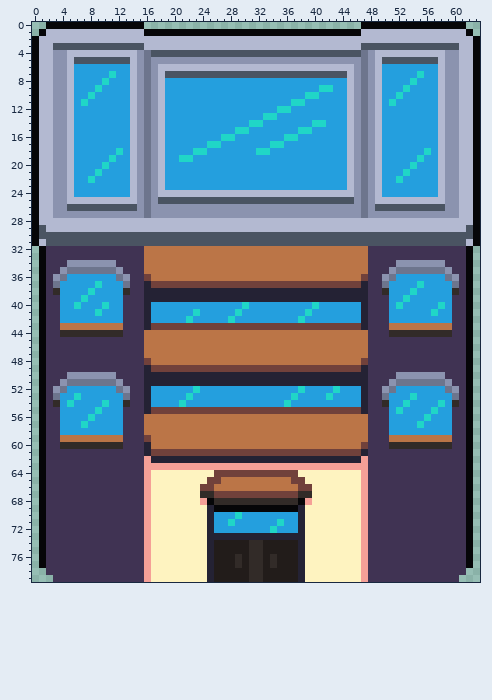
File history of a sprite sheet, Jogo_jam/Cidade/predio_5.png. The first picture shows the starting point.
The file is 64x80 pixels.
The result:
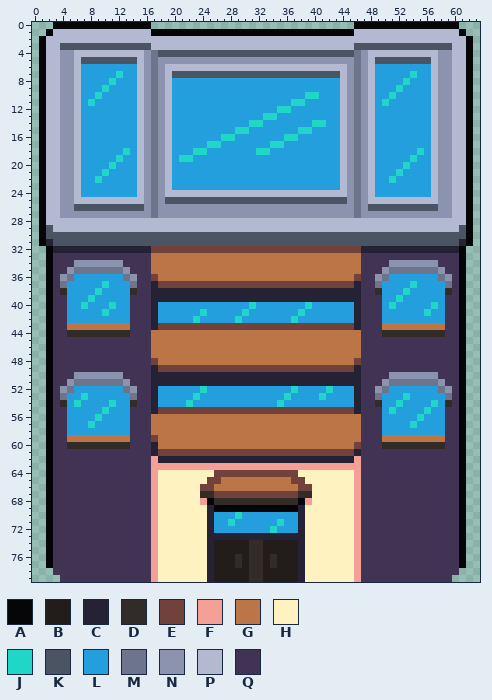
Palette (. is transparent): A #060608  B #221c1a  C #242234  D #322b28  E #71413b  F #f5a097  G #bb7547  H #fef3c0  J #20d6c7  K #4a5462  L #249fde  M #6d758d  N #8b93af  P #b3b9d1  Q #403353
What changed:
Changed rows in their new state; - is an unchanged pixel.
first column x 0:
 0 --.-------------A-----------------------------A--------------.--
 1 -.A-------------P-----------------------------P--------------A.-
 2 .A------------------------------------------------------------A.
 3 .A-P------------K-----------------------------K-------------P-A.
 4 .A-P-N---------PNM----------------------------MNP---------N-P-A.
 5 .A-P-NP-------KPNM----------------------------MNPK-------PN-P-A.
 6 .A-P-NP-------LPNMN--------------------------NMNPL-------PN-P-A.
 7 .A-P-NP----LJ-LPNMNP------------------------PNMNPL----JL-PN-P-A.
 8 .A-P-NP---LJ--LPNMNP------------------------PNMNPL---JL--PN-P-A.
 9 .A-P-NP--LJ---LPNMNP---------------------LL-PNMNPL--JL---PN-P-A.
10 .A-P-NP-LJ----LPNMNP------------------------PNMNPL-JL----PN-P-A.
11 .A-P-NPLJ-----LPNMNP------------------------PNMNPLJL-----PN-P-A.
12 .A-P-NP-------LPNMNP------------------------PNMNPL-------PN-P-A.
13 .A-P-NP-------LPNMNP------------------------PNMNPL-------PN-P-A.
14 .A-P-NP-------LPNMNP------------------------PNMNPL-------PN-P-A.
15 .A-P-NP-------LPNMNP------------------------PNMNPL-------PN-P-A.
16 .A-P-NP-------LPNMNP------------------------PNMNPL-------PN-P-A.
17 .A-P-NP-------LPNMNP------------------------PNMNPL-------PN-P-A.
18 .A-P-NP-----LJLPNMNP------------------------PNMNPL-----JLPN-P-A.
19 .A-P-NP----LJ-LPNMNP------------------------PNMNPL----JL-PN-P-A.
20 .A-P-NP---LJ--LPNMNP------------------------PNMNPL---JL--PN-P-A.
21 .A-P-NP--LJ---LPNMNP------------------------PNMNPL--JL---PN-P-A.
22 .A-P-NP-LJ----LPNMNP------------------------PNMNPL-JL----PN-P-A.
23 .A-P-NP-------LPNMNP------------------------PNMNPL-------PN-P-A.
24 .A-P-NP-------LPNMN--------------------------NMNPL-------PN-P-A.
25 .A-P-N---------PNMN--------------------------NMNP---------N-P-A.
26 .A-P-N---------KNM----------------------------MNK---------N-P-A.
27 .A-P------------NM----------------------------MN------------P-A.
28 .A------------------------------------------------------------A.
29 .AK----------------------------------------------------------KA.
30 .A------------------------------------------------------------A.
31 .AC----------------------------------------------------------CA.
32 -.ACCCCCCCCCCCCCCEEEEEEEEEEEEEEEEEEEEEEEEEEEEEECCCCCCCCCCCCCCA.-
33 -.A-------------Q------------------------------Q-------------A.-
34 -.A--Q------N---Q------------------------------Q---N------Q--A.-
35 -.A-QN------MN--Q------------------------------Q--NM------NQ-A.-
36 -.AQNM------LMN-QE----------------------------EQ-NML------MNQA.-
37 -.AQM----LJ--LM-QC----------------------------CQ-ML---JL---MQA.-
38 -.AQD---LJ---LD-Q------------------------------Q-DL--JL----DQA.-
39 -.A-Q--LJ----L--Q------------------------------Q--L-JL-----Q-A.-
40 -.A-Q-LJ--LJ-L--QC------------LJ-------JL-----CQ--LJL----JLQ-A.-
41 -.A-Q----LJ--L--QC-----LJ----LJ-------JL------CQ--L-----JL-Q-A.-
42 -.A-Q--------L--QC----LJ----LJ-------JL-------CQ--L--------Q-A.-
43 -.A-Q--------G--QC----------------------------CQ--G--------Q-A.-
44 -.A-Q--------D--Q------------------------------Q--D--------Q-A.-
45 -.A-------------Q------------------------------Q-------------A.-
46 -.A-------------Q------------------------------Q-------------A.-
47 -.A-------------Q------------------------------Q-------------A.-
48 -.A-------------QE----------------------------EQ-------------A.-
49 -.A-------------QC----------------------------CQ-------------A.-
50 -.A--Q------N---Q------------------------------Q---N------Q--A.-
51 -.A-QN------MN--Q------------------------------Q--NM------NQ-A.-
52 -.AQNM------LMN-QC-----LJ------------JL---JL--CQ-NML------MNQA.-
53 -.AQM-LJ-----LM-QC----LJ------------JL---JL---CQ-ML--JL----MQA.-
54 -.AQDLJ---LJ-LD-QC---LJ------------JL---------CQ-DL-JL---JLDQA.-
55 -.A-Q----LJ--L--QC----------------------------CQ--LJL---JL-Q-A.-
56 -.A-Q---LJ---L--Q------------------------------Q--L----JL--Q-A.-
57 -.A-Q--LJ----L--Q------------------------------Q--L---JL---Q-A.-
58 -.A-Q--------L--Q------------------------------Q--L--------Q-A.-
59 -.A-Q--------G--QE-----------------------------Q--G--------Q-A.-
60 -.A-Q--------D--QC----------------------------EQ--D--------Q-A.-
61 -.A-------------QC----------------------------CQ-------------A.-
62 -.A-------------QF----------------------------FQ-------------A.-
63 -.A-------------Q------------------------------Q-------------A.-
64 -.A-------------QF----------------------------FQ-------------A.-
65 -.A-------------QF----------------------------FQ-------------A.-
66 -.A-------------QF----------------------------FQ-------------A.-
67 -.A-------------QF----------------------------FQ-------------A.-
68 -.A-------------QF----------------------------FQ-------------A.-
69 -.A-------------QF----------------------------FQ-------------A.-
70 -.A-------------QF----------------------------FQ-------------A.-
71 -.A-------------QF----------------------------FQ-------------A.-
72 -.A-------------QF----------------------------FQ-------------A.-
73 -.A-------------QF----------------------------FQ-------------A.-
74 -.A-------------QF----------------------------FQ-------------A.-
75 -.A-------------QF----------------------------FQ-------------A.-
76 -.A-------------QF----------------------------FQ-------------A.-
77 -.A-------------QF----------------------------FQ-------------A.-
78 --.-------------QF----------------------------FQ-------------.--
79 ---.------------QF----------------------------FQ------------.---
